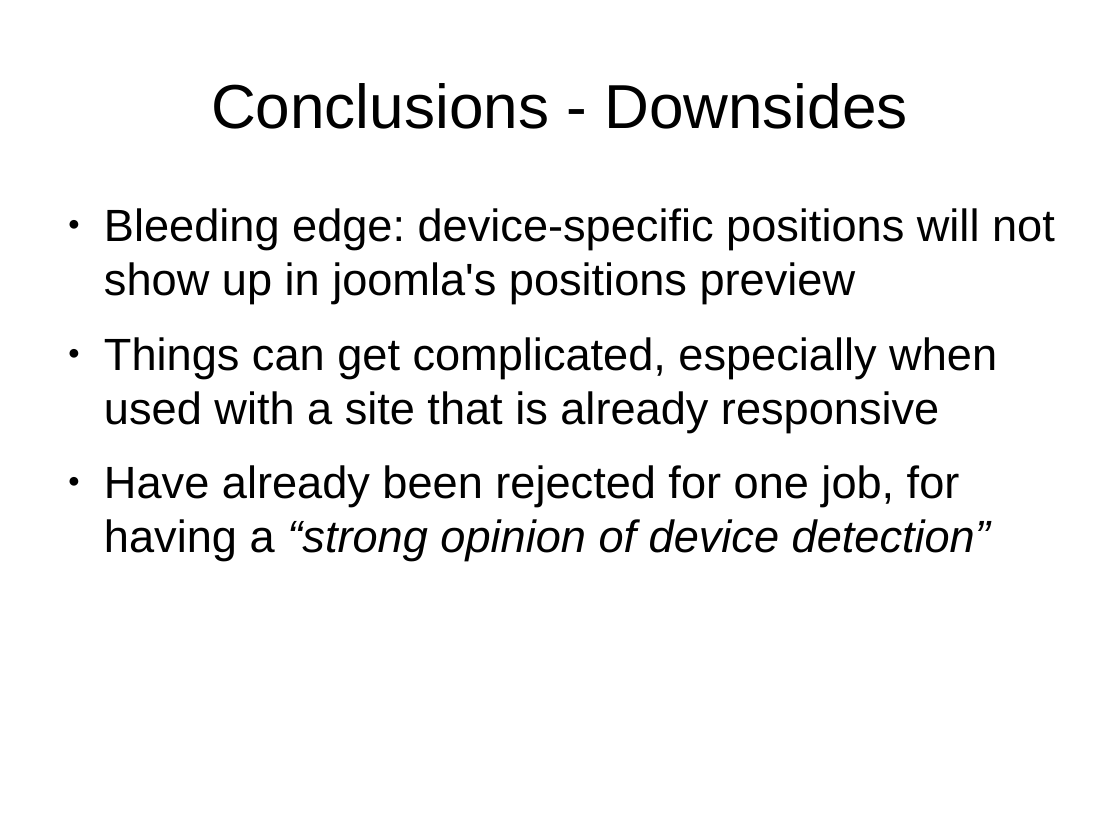
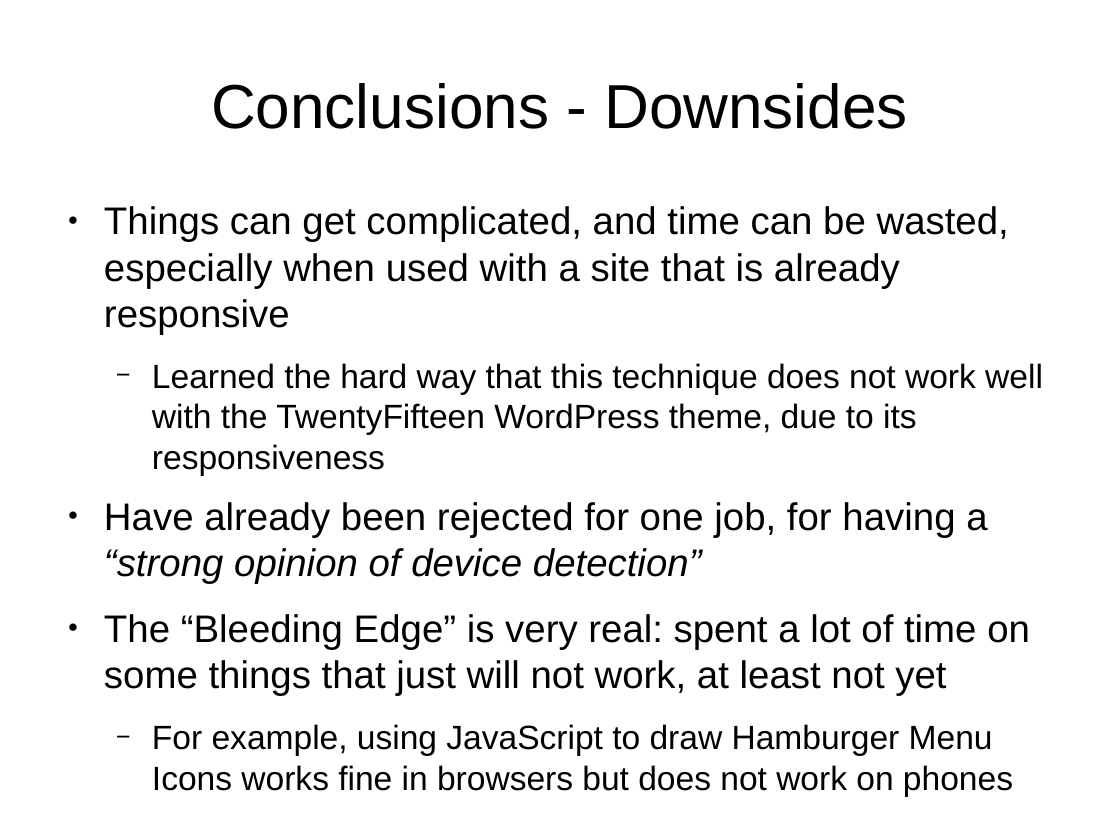
Before and after one commit to tomwhartung/jmws_accoutrements, a slide deck: slide 17 of presentations/2016_04-AWD_in_PHP_CMSes/AWD_in_PHP_CMSes-slides.odp (slide 16 before the commit). Drawn at 1120x840 pixels with LibreOffice and Linux fonts; fonts in the diff are those of the drawing. Boxes give left, top, right and bottom in pixels: in the first picture for what was removed or moved away, otherwise in the second. Text is boxed around its words. In the diff, an @@ line names an element or a change of style, - is before the commit and + after.

Commit message:
Working on the Conclusions - I actually have a lot of them, more than just what we had in the outline.

```diff
--- a/presentations/2016_04-AWD_in_PHP_CMSes/AWD_in_PHP_CMSes-slides.odp
+++ b/presentations/2016_04-AWD_in_PHP_CMSes/AWD_in_PHP_CMSes-slides.odp
@@ text at (104,206,1043,475): text changed; size 32 to 23.8 pt @@
-● Bleeding edge: device-specific positions will not show up in joomla's positions preview
-● Things can get complicated, especially when used with a site that is already responsive
+● Things can get complicated, and time can be wasted, especially when used with a site that is already responsive
+  − Learned the hard way that this technique does not work well with the TwentyFifteen WordPress theme, due to its responsiveness
@@ text at (104,502,987,584): size 32 to 27.2 pt in "Have already been rejected for one job, ..." @@
@@ text at (104,614,1030,796): paragraphs added @@
+● The “Bleeding Edge” is very real: spent a lot of time on some things that just will not work, at least not yet
+  − For example, using JavaScript to draw Hamburger Menu Icons works fine in browsers but does not work on phones
```
Also in this commit, not shown: 2 other slides changed, 1 slide added.
